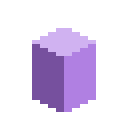
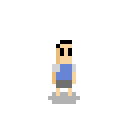
Layers edited between the first and the second w=128, h=128 image:
added layer "图层 4" above "图层 3" over [52, 40, 76, 96]
added layer "图层 3" (30%) above "图层 1" over [48, 92, 80, 104]
hid "图层 1" over [32, 28, 96, 112]
